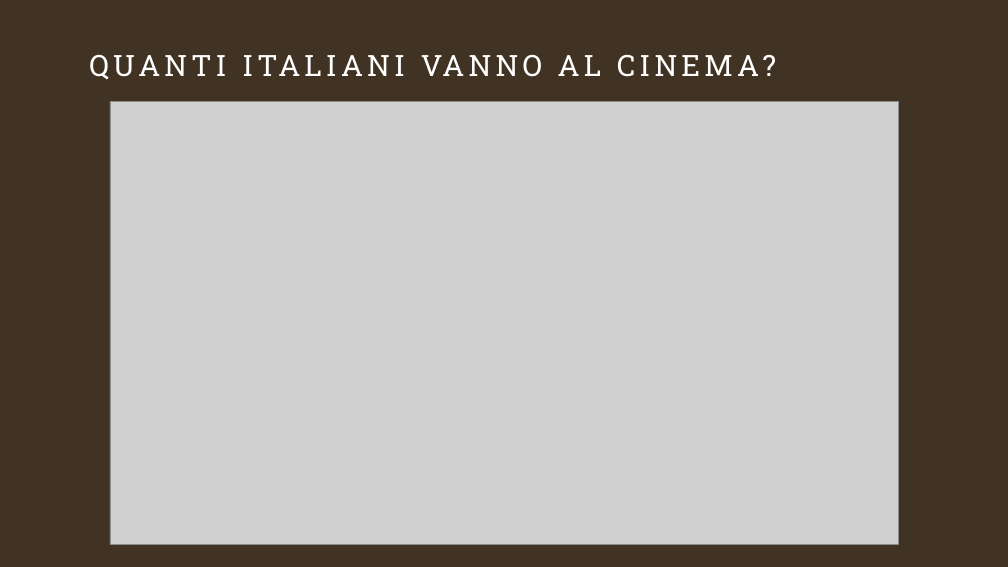
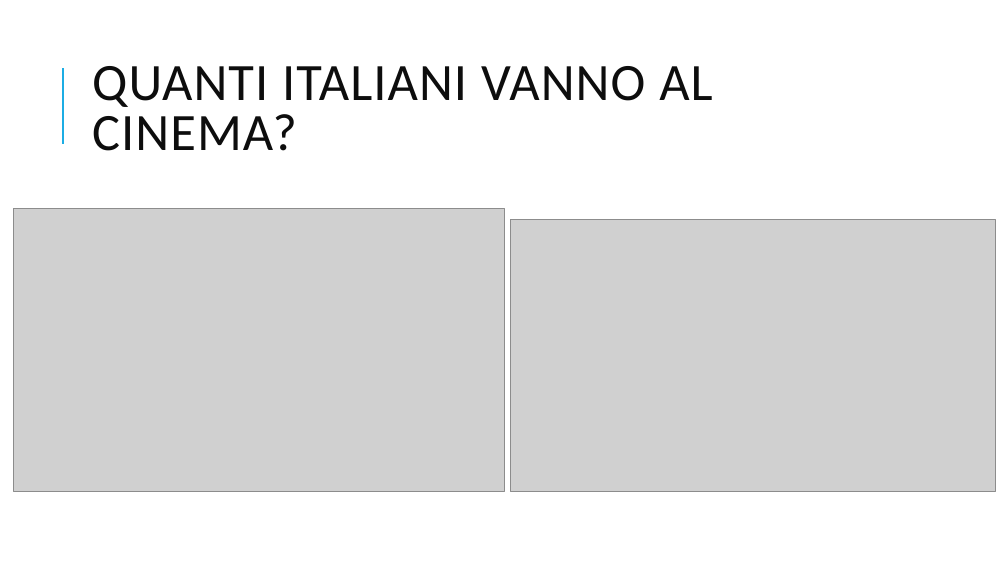
Before and after one commit to GitCass01/italian-cinemas-sciviz, a slide deck: slide 11 of presentazione_davide_carniselli.pptx (slide 10 before the commit). Drawn at 1008x567 pixels with LibreOffice and Linux fonts; fonts in the diff are those of the drawing; grey boxes stand for pictures. Boxes give left, top, right and bottom in pixels: in the first picture for what was removed or moved away, otherwise in the second. Text is boxed around its words. In the diff, an @@ line names an element or a change of style, - is before the commit and + after.

```diff
--- a/presentazione_davide_carniselli.pptx
+++ b/presentazione_davide_carniselli.pptx
@@ background #413324 to #FFFFFF @@
@@ title "QUANTI ITALIANI VANNO AL CINEMA?" at (x1=92, y1=66, x2=712, y2=151): size 28 to 50 pt, font Roboto Slab to Calibri, text colour #FFFFFF to #0D0D0D, letter spacing 4 to 1 pt; line spacing 1 to 0.8; vertical alignment top to middle @@
@@ line added from (63, 144) to (63, 68), #1CADE4 1.5 pt @@
@@ picture resized from (x1=110, y1=101, x2=898, y2=544) to (x1=13, y1=209, x2=504, y2=492) @@
@@ picture added at (x1=510, y1=219, x2=995, y2=492) @@
```
Also in this commit, not shown: 27 other slides changed, 2 slides added, 1 slide removed, 1 other file.
